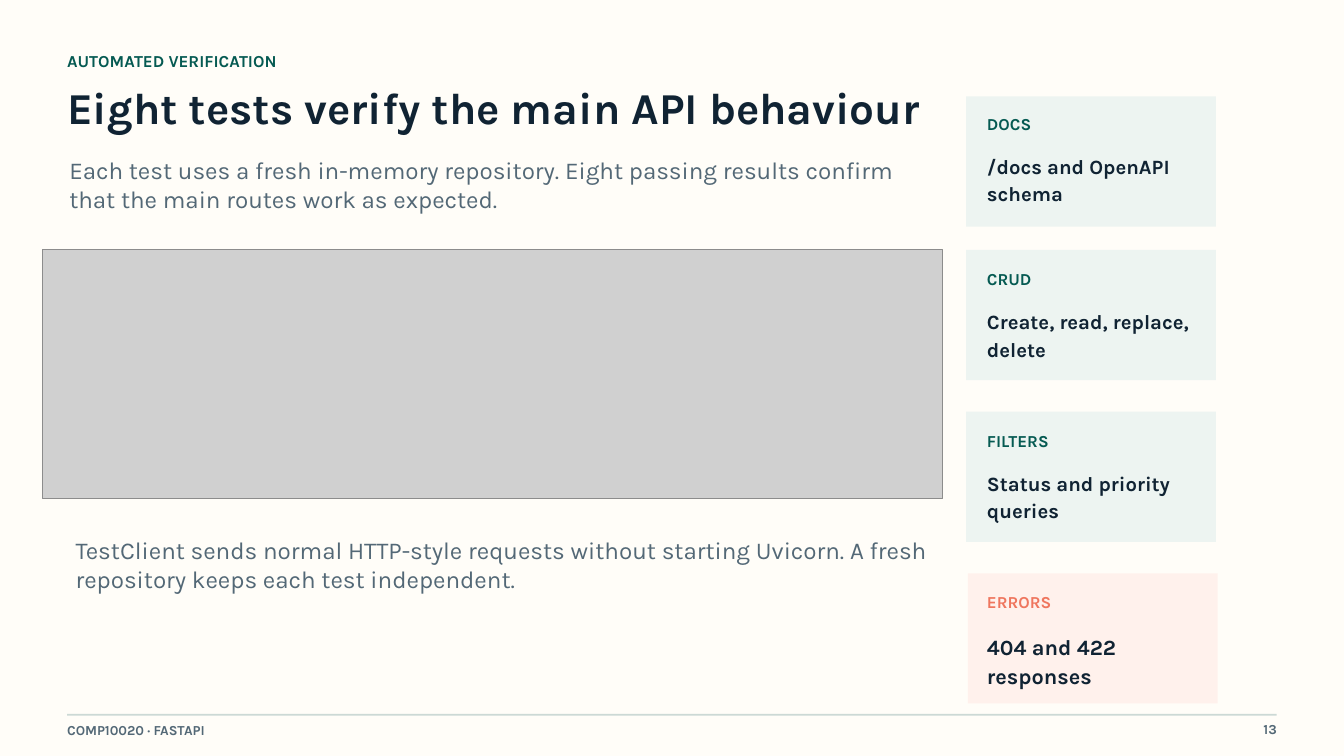
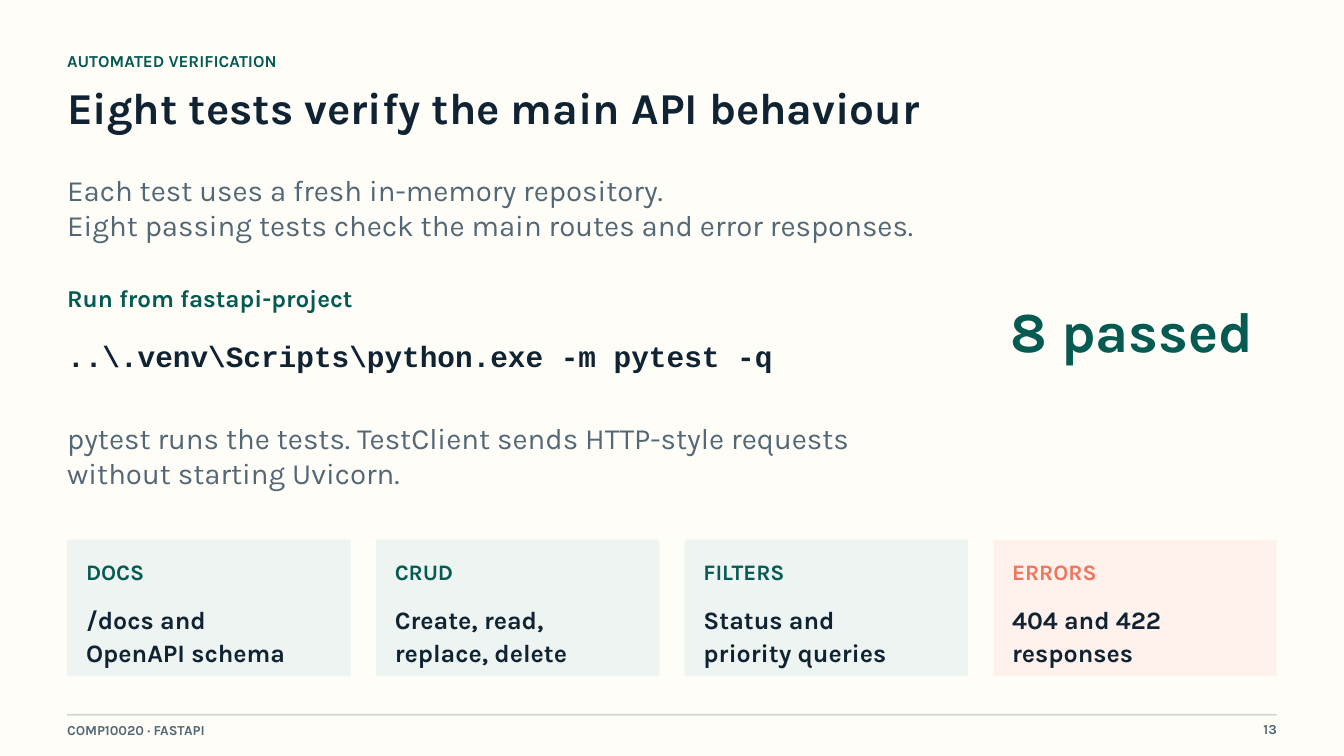
Before and after one commit to tianjianzou123/fastapi-cw1, a slide deck: slide 13 of presentation/FastAPI_Task_Manager_Presentation_Final.pptx. Drawn at 1344x756 pixels with LibreOffice and Linux fonts; fonts in the diff are those of the drawing; grey boxes stand for pictures. Boxes give left, top, right and bottom in pixels: in the first picture for what was removed or moved away, otherwise in the second. Text is boxed around its words. In the diff, an @@ line names an element or a change of style, - is before the commit and + after.

Commit message:
Improve development tutorial and final presentation materials

```diff
--- a/presentation/FastAPI_Task_Manager_Presentation_Final.pptx
+++ b/presentation/FastAPI_Task_Manager_Presentation_Final.pptx
@@ text at [67,181,913,243]: text changed; size 17.2 to 21 pt @@
-Each test uses a fresh in-memory repository. Eight passing results confirm that the main routes work as expected.
+Each test uses a fresh in-memory repository.
+Eight passing tests check the main routes and error responses.
@@ picture removed at [42,250,943,499] @@
@@ text added at [67,290,352,313], 17.2 pt, text #055A52, bold @@
+Run from fastapi-project
@@ text added at [1010,313,1253,366], 40.5 pt, text #055A52, bold @@
+8 passed
@@ text added at [67,346,772,373], 21 pt, text #102333, bold @@
+..\.venv\Scripts\python.exe -m pytest -q
@@ text at [67,429,849,491]: text changed; size 17.2 to 21 pt @@
-TestClient sends normal HTTP-style requests without starting Uvicorn. A fresh repository keeps each test independent.
+pytest runs the tests. TestClient sends HTTP-style requests
+without starting Uvicorn.
@@ rectangle: place and size @@
-rectangle at [966,97,1216,227]
+rectangle at [68,539,351,676]
@@ rectangle: place and size @@
-rectangle at [966,250,1216,380]
+rectangle at [376,539,659,676]
@@ rectangle: place and size @@
-rectangle at [966,411,1216,541]
+rectangle at [685,539,968,676]
@@ rectangle: place and size @@
-rectangle at [968,574,1218,704]
+rectangle at [993,539,1276,676]
@@ text "DOCS": place and size @@
-text "DOCS" at [987,119,1031,131]
+text "DOCS" at [86,565,144,581]
@@ text "CRUD": place and size @@
-text "CRUD" at [987,274,1032,286]
+text "CRUD" at [395,565,453,581]
@@ size 12 to 15.8 pt in 4 elements at [1012,565,1096,580], [86,565,144,581], [395,565,453,581], [703,565,784,581] @@
@@ text "FILTERS": place and size @@
-text "FILTERS" at [987,436,1049,448]
+text "FILTERS" at [703,565,784,581]
@@ text "ERRORS": place and size @@
-text "ERRORS" at [987,597,1051,608]
+text "ERRORS" at [1012,565,1096,580]
@@ text at [86,610,285,668]: text changed; size 14.5 to 17.9 pt @@
-/docs and OpenAPI schema
+/docs and
+OpenAPI schema
@@ text at [395,611,567,668]: text changed; size 14.5 to 17.9 pt @@
-Create, read, replace, delete
+Create, read,
+replace, delete
@@ text at [703,611,887,669]: text changed; size 14.5 to 17.9 pt @@
-Status and priority queries
+Status and
+priority queries
@@ text at [1012,611,1161,668]: text changed; size 15.5 to 17.9 pt @@
-404 and 422 responses
+404 and 422
+responses
```
Also in this commit, not shown: 7 other files.
